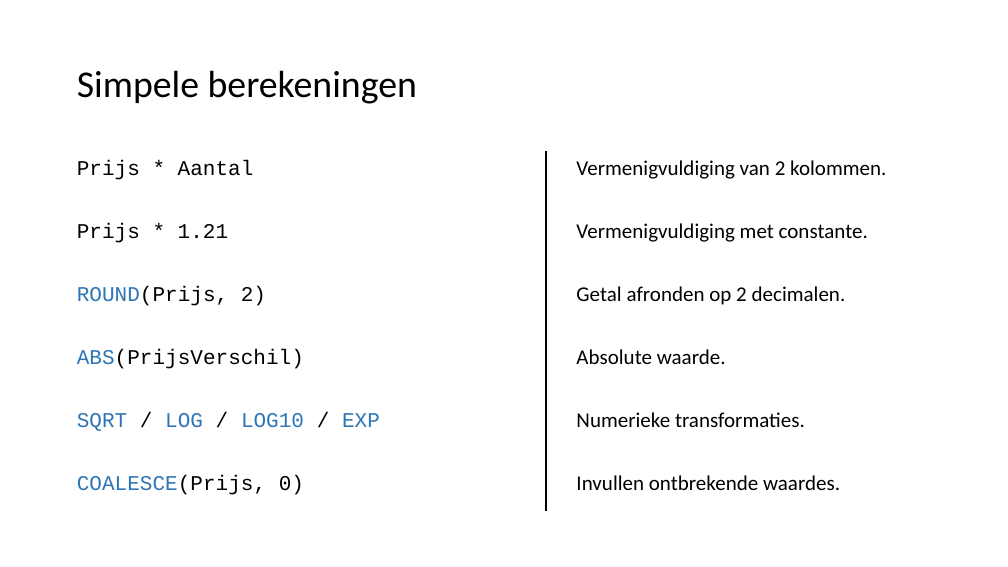
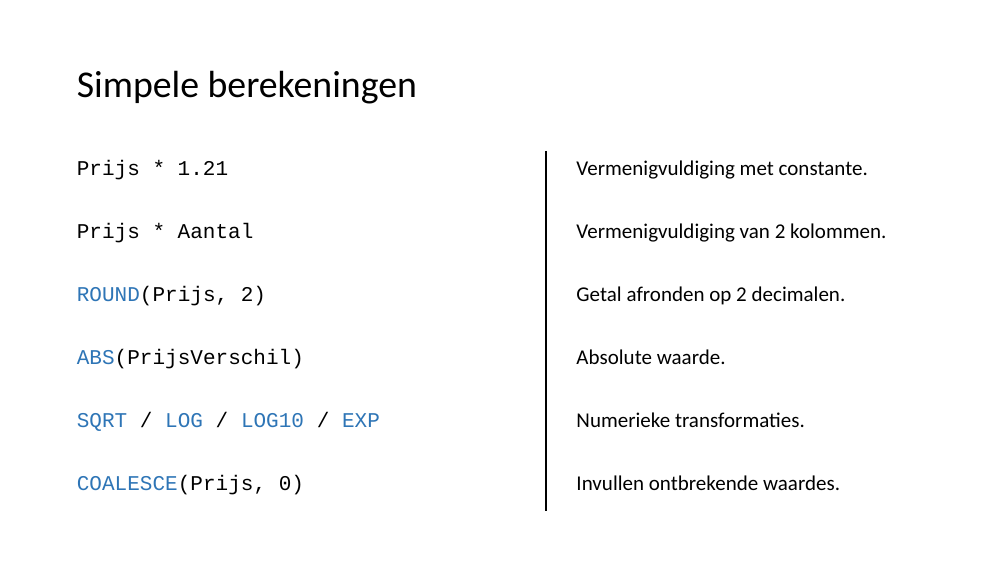
Before and after one commit to LFKoning/knowledge-sharing, a slide deck: slide 19 of sql_course/1_basics/1_basics.pptx (slide 18 before the commit). Drawn at 1008x567 pixels with LibreOffice and Linux fonts; fonts in the diff are those of the drawing. Boxes give left, top, right and bottom in pixels: in the first picture for what was removed or moved away, otherwise in the second. Text is boxed around its words. In the diff, an @@ line names an element or a change of style, - is before the commit and + after.

```diff
--- a/sql_course/1_basics/1_basics.pptx
+++ b/sql_course/1_basics/1_basics.pptx
@@ text at <box>77,160,228,180</box>: paragraph added @@
+Prijs * 1.21
@@ text at <box>576,160,868,179</box>: paragraph added @@
+Vermenigvuldiging met constante.
@@ text at <box>77,223,228,243</box>: paragraph removed @@
-Prijs * 1.21
@@ text at <box>576,223,868,242</box>: paragraph removed @@
-Vermenigvuldiging met constante.
```
Also in this commit, not shown: 11 other slides changed, 1 slide added, 1 other file.
